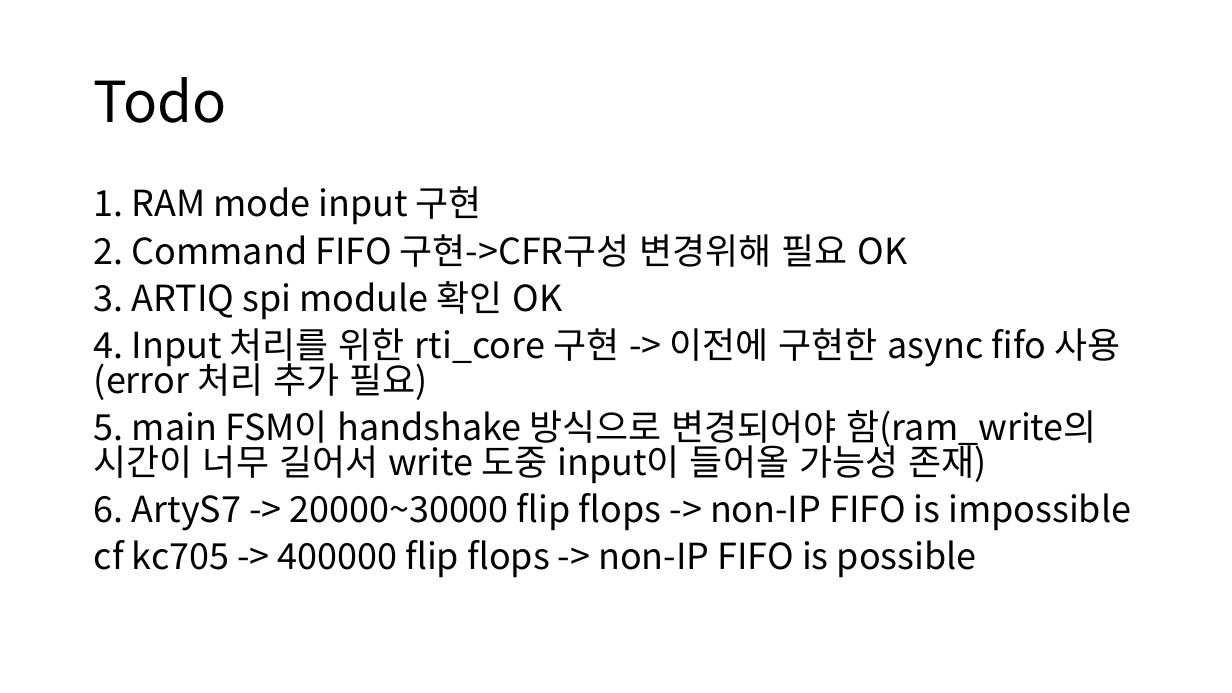
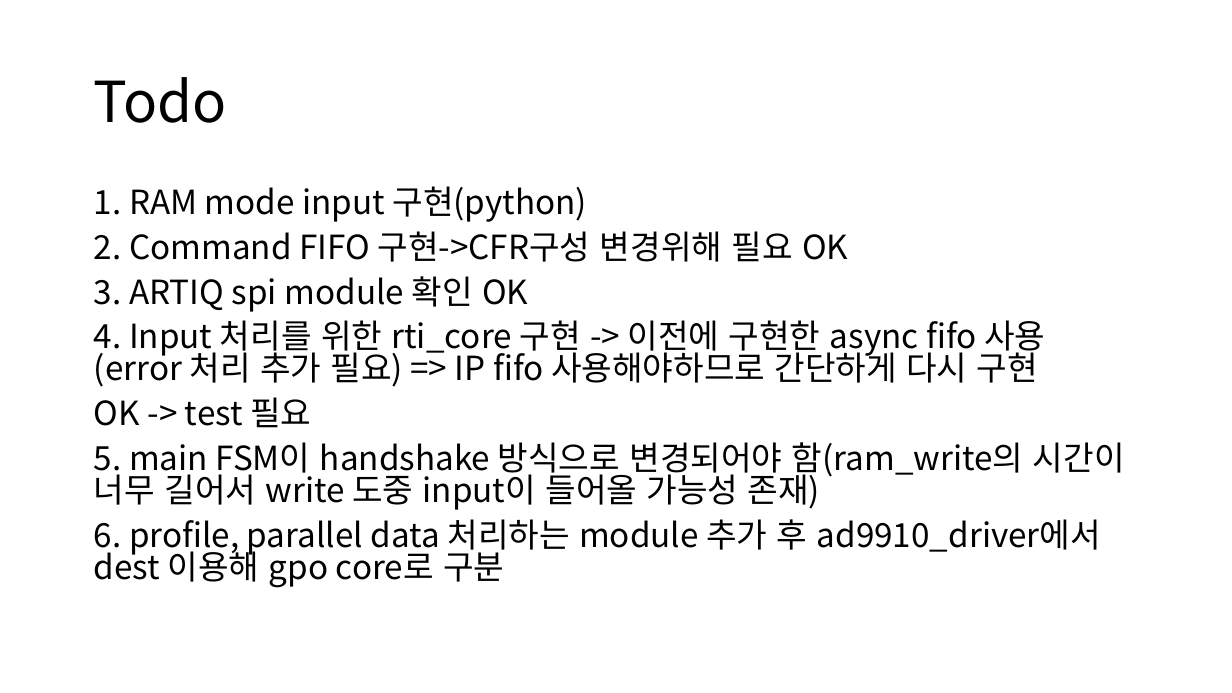
Before and after one commit to snu-quiqcl/AD9910, a slide deck: slide 50 of AD9912_MODULE.pptx (slide 46 before the commit). Drawn at 1232x693 pixels with LibreOffice and Linux fonts; fonts in the diff are those of the drawing. Boxes give left, top, right and bottom in pixels: in the first picture for what was removed or moved away, otherwise in the second. Text is boxed around its words. In the diff, an @@ line names an element or a change of style, - is before the commit and + after.

Commit message:
Todo added(profile and profile control) and timestamp error logic is resolved

```diff
--- a/AD9912_MODULE.pptx
+++ b/AD9912_MODULE.pptx
@@ text at bbox=[94, 186, 587, 222]: text changed; size 28 to 25.9 pt @@
-1. RAM mode input 구현
+1. RAM mode input 구현(python)
@@ text at bbox=[94, 231, 1125, 510]: size 28 to 25.9 pt in "2. Command FIFO 구현->CFR구성 변경위해 필요 OK", "3. ARTIQ spi module 확인 OK", "5. main FSM이 handshake 방식으로 변경되어야 함(ram_write의 ..." @@
@@ text at bbox=[94, 320, 1045, 428]: text changed; size 28 to 25.9 pt @@
-4. Input 처리를 위한 rti_core 구현 -> 이전에 구현한 async fifo 사용 (error 처리 추가 필요)
+4. Input 처리를 위한 rti_core 구현 -> 이전에 구현한 async fifo 사용 (error 처리 추가 필요) => IP fifo 사용해야하므로 간단하게 다시 구현
+OK -> test 필요
@@ text at bbox=[94, 519, 1101, 588]: text changed; size 28 to 25.9 pt @@
-6. ArtyS7 -> 20000~30000 flip flops -> non-IP FIFO is impossible
-cf kc705 -> 400000 flip flops -> non-IP FIFO is possible
+6. profile, parallel data 처리하는 module 추가 후 ad9910_driver에서 dest 이용해 gpo core로 구분
```
Also in this commit, not shown: 1 other slide changed, 5 slides added.
